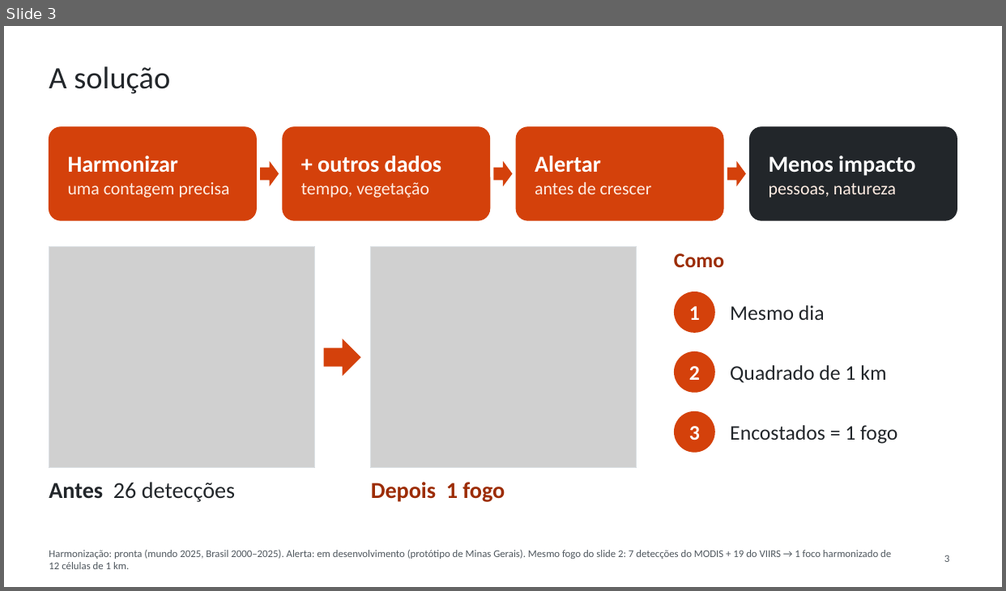
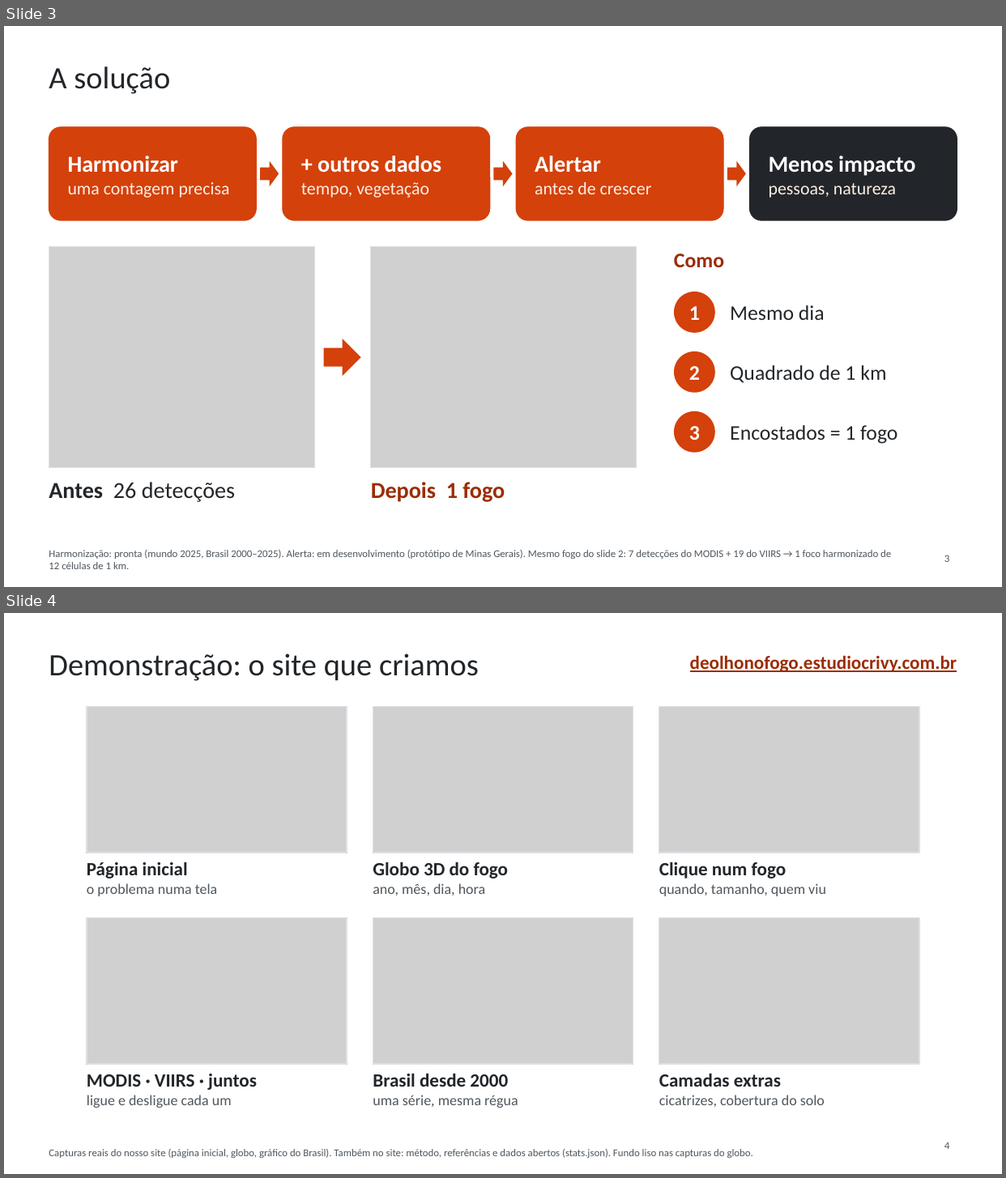
Before and after one commit to WednyFernandes/de-olho-no-fogo, a slide deck: public/apresentacao/de-olho-no-fogo-space-apps-2026-pt.pptx. Shown one above the other, each under a label of ours: slide 3 before the commit, slides 3 and 4 after it. The pictures are 1006x591 and 1006x1178 pixels, drawn with LibreOffice and Linux fonts; fonts in the diff are those of the drawing; grey boxes stand for pictures. Boxes give left, top, right and bottom in pixels: in the first picture for what was removed or moved away, otherwise in the second. Text is boxed around its words. In the diff, an @@ line names an element or a change of style, - is before the commit and + after.

```diff
--- a/public/apresentacao/de-olho-no-fogo-space-apps-2026-pt.pptx
+++ b/public/apresentacao/de-olho-no-fogo-space-apps-2026-pt.pptx
@@ slide 4 added at (4,613,1002,1174), background #FFFFFF @@
@@ title added at (49,653,479,681), 30 pt, text #22262A @@
+Demonstração: o site que criamos
@@ text added at (690,655,957,672), 18 pt, text #9C2C05, bold, underline @@
+deolhonofogo.estudiocrivy.com.br
@@ picture added at (87,707,347,854) @@
@@ rectangle added at (87,707,347,854), outline #DCE1E5 1 pt @@
@@ picture added at (373,707,633,854) @@
@@ rectangle added at (373,707,633,854), outline #DCE1E5 1 pt @@
@@ picture added at (659,707,919,854) @@
@@ rectangle added at (659,707,919,854), outline #DCE1E5 1 pt @@
@@ text added at (87,862,218,897), 14 pt, text #4F575E @@
+Página inicial
+o problema numa tela
@@ text added at (373,862,509,896), 14 pt, text #4F575E @@
+Globo 3D do fogo
+ano, mês, dia, hora
@@ text added at (659,862,826,897), 14 pt, text #4F575E @@
+Clique num fogo
+quando, tamanho, quem viu
@@ picture added at (87,918,347,1065) @@
@@ rectangle added at (87,918,347,1065), outline #DCE1E5 1 pt @@
@@ picture added at (373,918,633,1065) @@
@@ rectangle added at (373,918,633,1065), outline #DCE1E5 1 pt @@
@@ picture added at (659,918,919,1065) @@
@@ rectangle added at (659,918,919,1065), outline #DCE1E5 1 pt @@
@@ text added at (87,1074,257,1108), 14 pt, text #4F575E @@
+MODIS · VIIRS · juntos
+ligue e desligue cada um
@@ text added at (373,1073,518,1108), 14 pt, text #4F575E @@
+Brasil desde 2000
+uma série, mesma régua
@@ text added at (659,1073,825,1107), 14 pt, text #4F575E @@
+Camadas extras
+cicatrizes, cobertura do solo
@@ page number added at (944,1143,949,1149), 10 pt, text #4F575E @@
+4
@@ text added at (49,1149,753,1158), 10 pt, text #4F575E @@
+Capturas reais do nosso site (página inicial, globo, gráfico do Brasil). Também no site: método, referências e dados abertos (stats.json). Fundo liso nas capturas do globo.
```
Also in this commit, not shown: 1 slide removed, 10 other files.
